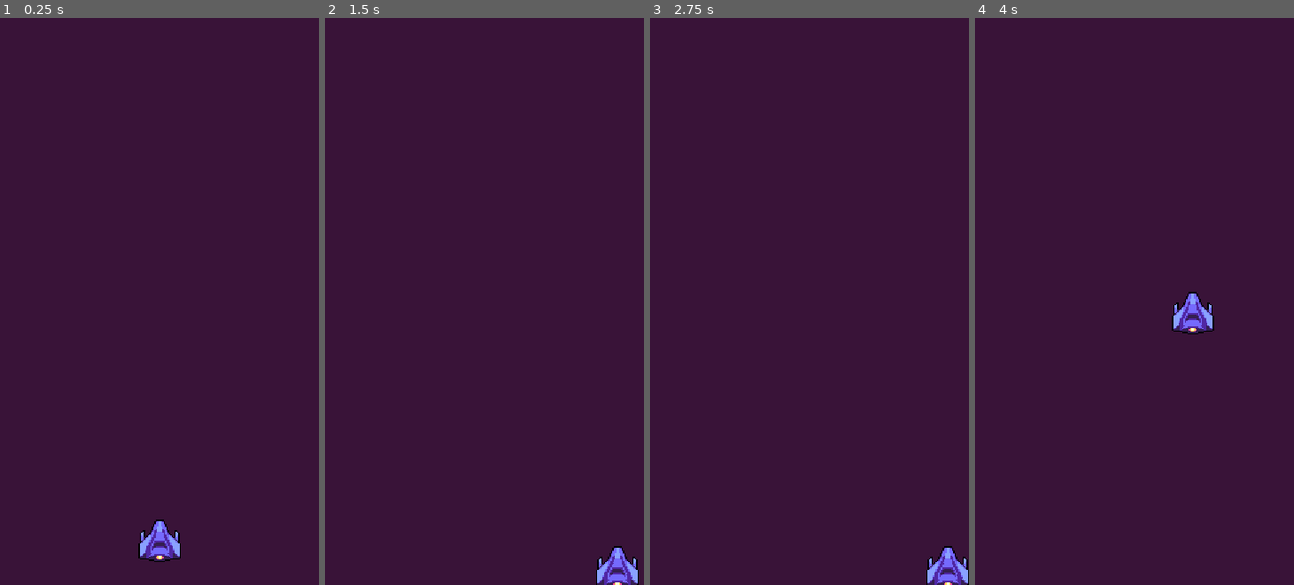
Above: before the commit, frames 1-4 (left to right).
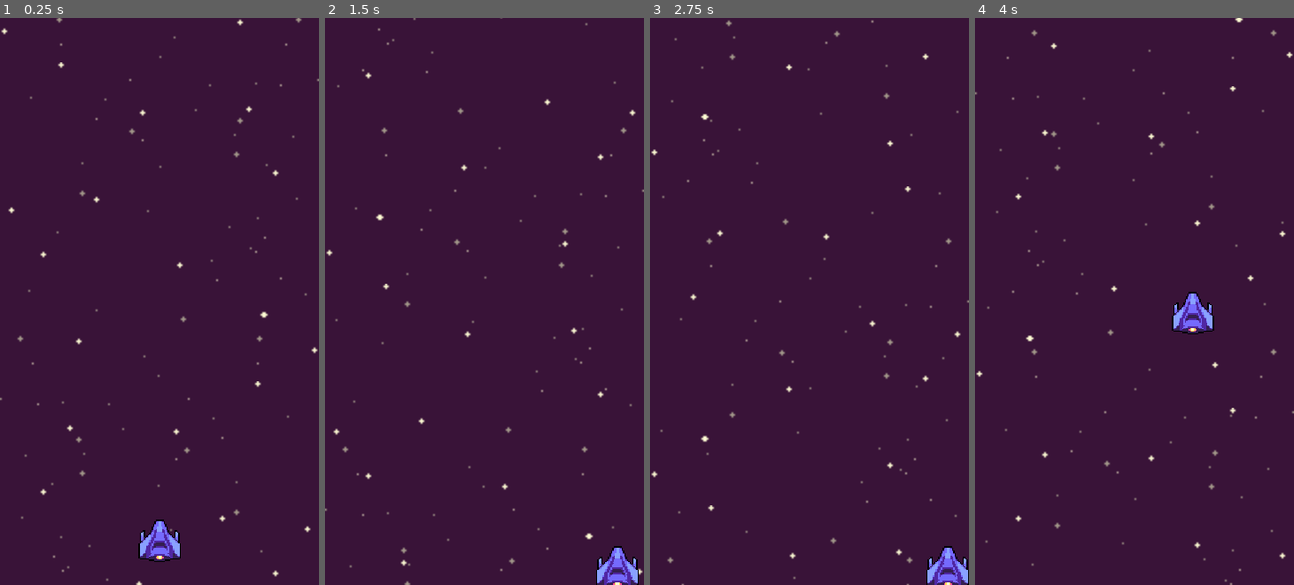
Above: after the commit, the same moments.

Repository: rydawnshootingstar/Godot_shooter_1
Game: Godot game, scene res://scenes/game_stage.tscn
The game is run twice, just before and just after one commit, with the same random seed, the same clock (stepped at 60 frames per second) and the same inputs.
Inputs:
- Up to frame 1 (0.25 s): no input
- Up to frame 2 (1.5 s): hold D (right) 0.53-1.28 s; hold Keypad 4 (weapon2) 0.53-1.28 s; hold S (down) from 1.28 s (still down); tap Keypad 5 (bomb) at 1.35 s
- Up to frame 3 (2.75 s): tap Keypad 4 (weapon2) at 1.55, 2.3 s; release S (down) at 2.03 s; hold D (right) from 2.03 s (still down); hold Keypad 6 (weapon1) from 2.03 s (still down)
- Up to frame 4 (4 s): release D (right) at 2.78 s; release Keypad 6 (weapon1) at 2.78 s; hold W (up) 2.78-3.53 s; tap Keypad 4 (weapon2) at 2.85 s; hold A (left) from 3.53 s (still down); hold Keypad 4 (weapon2) from 3.53 s (still down)

The runs differ from the first frame. In frame 1, 0.9% of the frame differs, in the area x 0-100%, y 0-100%; in frame 2, 0.9%; in frame 3, 0.9%; in frame 4, 0.9%.

Commit message:
added the stars

Diff:
--- a/project.godot
+++ b/project.godot
@@ -14,6 +14,10 @@
 run/main_scene="res://scenes/game_stage.tscn"
 boot_splash/use_filter=false
 config/icon="res://icon.png"
+
+[autoload]
+
+Global="*res://scenes/Global.tscn"
 
 [display]
 
--- /dev/null
+++ b/scenes/Global.tscn
@@ -0,0 +1,6 @@
+[gd_scene load_steps=2 format=2]
+
+[ext_resource path="res://scripts/Global.gd" type="Script" id=1]
+
+[node name="Node2D" type="Node2D"]
+script = ExtResource( 1 )
--- /dev/null
+++ b/scenes/Stars.tscn
@@ -0,0 +1,53 @@
+[gd_scene load_steps=4 format=2]
+
+[ext_resource path="res://scripts/star.gd" type="Script" id=1]
+[ext_resource path="res://sprites/stars_far.png" type="Texture" id=2]
+[ext_resource path="res://sprites/stars_close.png" type="Texture" id=3]
+
+[node name="Node2D" type="Node2D"]
+
+[node name="stars_far" type="Node2D" parent="."]
+
+[node name="star_far_0" type="Sprite" parent="stars_far"]
+position = Vector2( 0, -180 )
+texture = ExtResource( 2 )
+centered = false
+script = ExtResource( 1 )
+velocity = Vector2( 0, 50 )
+
+[node name="star_far_1" type="Sprite" parent="stars_far"]
+texture = ExtResource( 2 )
+centered = false
+flip_h = true
+script = ExtResource( 1 )
+velocity = Vector2( 0, 50 )
+
+[node name="star_far_2" type="Sprite" parent="stars_far"]
+position = Vector2( 0, 180 )
+texture = ExtResource( 2 )
+centered = false
+script = ExtResource( 1 )
+velocity = Vector2( 0, 50 )
+
+[node name="stars_close" type="Node2D" parent="."]
+
+[node name="star_close_0" type="Sprite" parent="stars_close"]
+position = Vector2( 0, -180 )
+texture = ExtResource( 3 )
+centered = false
+script = ExtResource( 1 )
+velocity = Vector2( 0, 100 )
+
+[node name="star_close_1" type="Sprite" parent="stars_close"]
+texture = ExtResource( 3 )
+centered = false
+flip_h = true
+script = ExtResource( 1 )
+velocity = Vector2( 0, 100 )
+
+[node name="star_close_2" type="Sprite" parent="stars_close"]
+position = Vector2( 0, 180 )
+texture = ExtResource( 3 )
+centered = false
+script = ExtResource( 1 )
+velocity = Vector2( 0, 100 )
--- a/scenes/game_stage.tscn
+++ b/scenes/game_stage.tscn
@@ -1,9 +1,13 @@
-[gd_scene load_steps=3 format=2]
+[gd_scene load_steps=4 format=2]
 
 [ext_resource path="res://scenes/ship.tscn" type="PackedScene" id=1]
 [ext_resource path="res://scripts/ship.gd" type="Script" id=2]
+[ext_resource path="res://scenes/Stars.tscn" type="PackedScene" id=3]
 
 [node name="world" type="Node2D"]
 
 [node name="ship" parent="." instance=ExtResource( 1 )]
 script = ExtResource( 2 )
+
+[node name="stars" parent="." instance=ExtResource( 3 )]
+z_index = -1
--- /dev/null
+++ b/scripts/Global.gd
@@ -0,0 +1,17 @@
+extends Node2D
+
+# Player Contributions
+var playerIsFiringWeapon2
+
+# Enemy Contributions
+# TODO: when there are a certain number of enemy bullets on screen AND player is firing their weapon2, we need to
+# instantiate 2 levels of slowdown - light and heavy.
+
+func _ready():
+	playerIsFiringWeapon2 = false
+
+
+
+# Called every frame. 'delta' is the elapsed time since the previous frame.
+#func _process(delta):
+#	pass
--- a/scripts/ship.gd
+++ b/scripts/ship.gd
@@ -1,7 +1,6 @@
 extends KinematicBody2D
 
 export (int) var speed = 200
-export (float) var gameSpeed = 1.0
 export (bool) var canFireBomb = true
 export (float) var bombTimeout = 0.5
 var screen_size
@@ -9,6 +8,8 @@
 
 func _ready():
 	screen_size = get_viewport_rect().size
+
+
 
 
 func get_input():
@@ -23,13 +24,15 @@
 		velocity.y +=1
 	if(Input.is_action_pressed("weapon1")):
 		print("fire weapon 1")
+	if(Input.is_action_just_pressed("weapon2")):
+		Global.playerIsFiringWeapon2 = true
+		print(Global.playerIsFiringWeapon2)
 	if(Input.is_action_pressed("weapon2")):
-		print("fire weapon 2")
 		speed = 100
-		gameSpeed = 0.85
 	if(Input.is_action_just_released("weapon2")):
-		speed=200
-		gameSpeed = 1.0
+		speed = 200
+		Global.playerIsFiringWeapon2 = false
+		print(Global.playerIsFiringWeapon2)
 	if(Input.is_action_just_pressed("bomb")):
 		fireBomb()
 	velocity = velocity.normalized()*speed
@@ -48,5 +51,3 @@
 	velocity = move_and_slide(velocity)
 	position.x = clamp(position.x, -screen_size.x/2 +12, screen_size.x/2 -12)
 	position.y = clamp(position.y, -screen_size.y + 38, 15 )
-	print("position x", position.x)
-	print("position y", position.y)
--- /dev/null
+++ b/scripts/star.gd
@@ -0,0 +1,14 @@
+extends Sprite
+
+export var velocity = Vector2()
+
+# Called when the node enters the scene tree for the first time.
+func _ready():
+	set_process(true)
+
+
+# Called every frame. 'delta' is the elapsed time since the previous frame.
+func _process(delta):
+	translate(velocity * delta)
+	if(position.y >= get_viewport_rect().size.x+180):
+		position.y=-180
